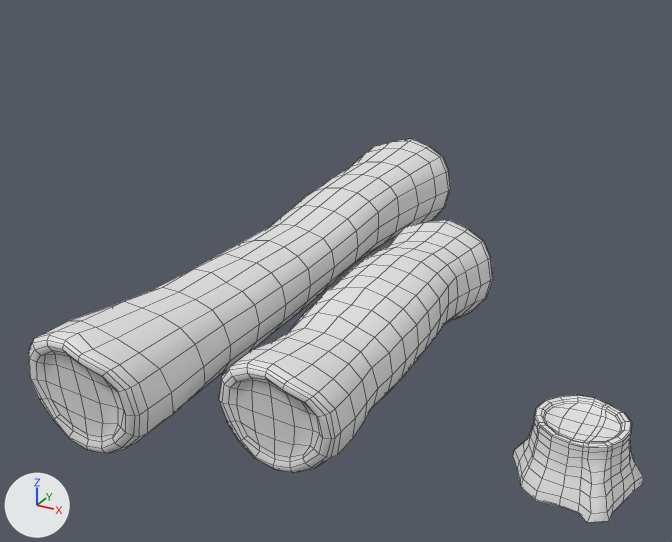
An edit to the FBX model Team1_GraduationGame/Assets/3D/Models/Wood/protoTrees/Wood.fbx, drawn before and after from the same camera.
Rendered twice from a camera (50 mm lens) standing at (-14.81, -1.3, 8.0) and looking at (-22.43, 12.55, 1.07). The axes (+X, +Y, +Z) are drawn at lower left. The lights are the same throughout. Mesh edges are drawn as thin lines. Where no turn or scale is listed for an object, it has been applied to the vertices.

In view in the first picture: 'Wood1x1x4_01', 'Wood1x1x6_01', 'WoodStump_01'.
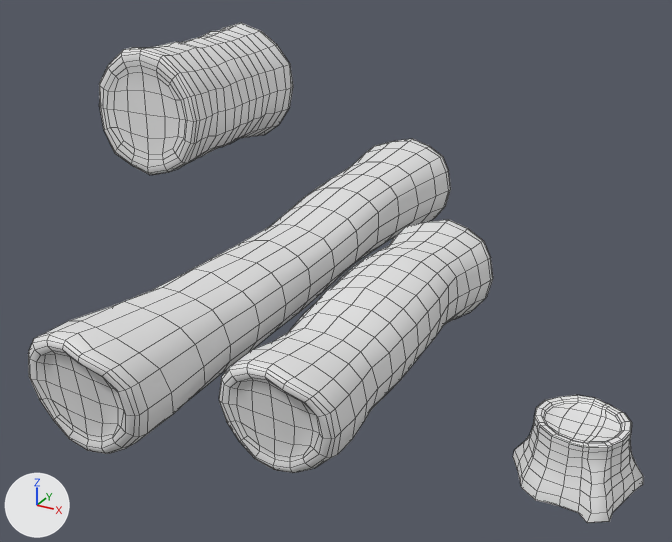
Where the change shows, as pixel boxes (x1, y1, x2, y2) in the pictures (672 x 542 px):
'Wood2x2x3_01', added: after (99, 23, 293, 175)

The change, as a list of edits to the scene's bpy script:
```text
Add me_group4945_009:
    me_group4945_009.from_pydata(...)  # 451 vertices, 444 faces; spans x -1.5..1.34, y -1.98..2.06, z -1.4..1.45
    me_group4945_009.materials.append(mat_prototree)  # white #e7e7e7
Add ob_wood2x2x3_01:
    ob_wood2x2x3_01 = bpy.data.objects.new('Wood2x2x3_01', me_group4945_009)
    ob_wood2x2x3_01.location = (-28.04, 16.17, 2.95)
```
